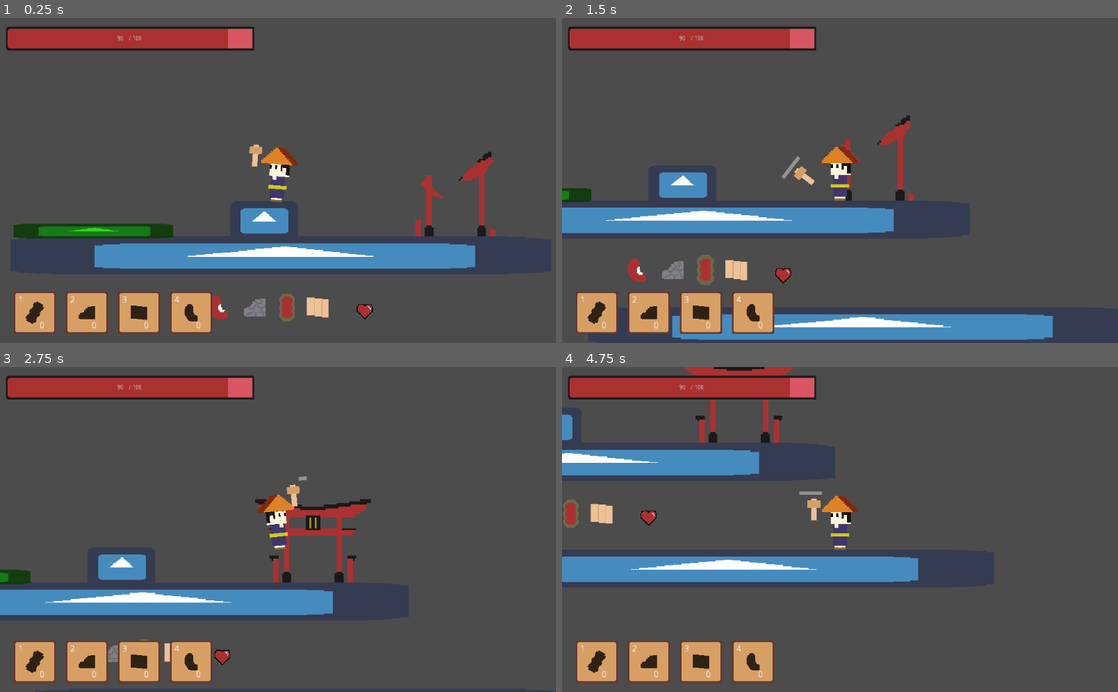
Above: before the commit, frames 1-4 (two rows, left to right).
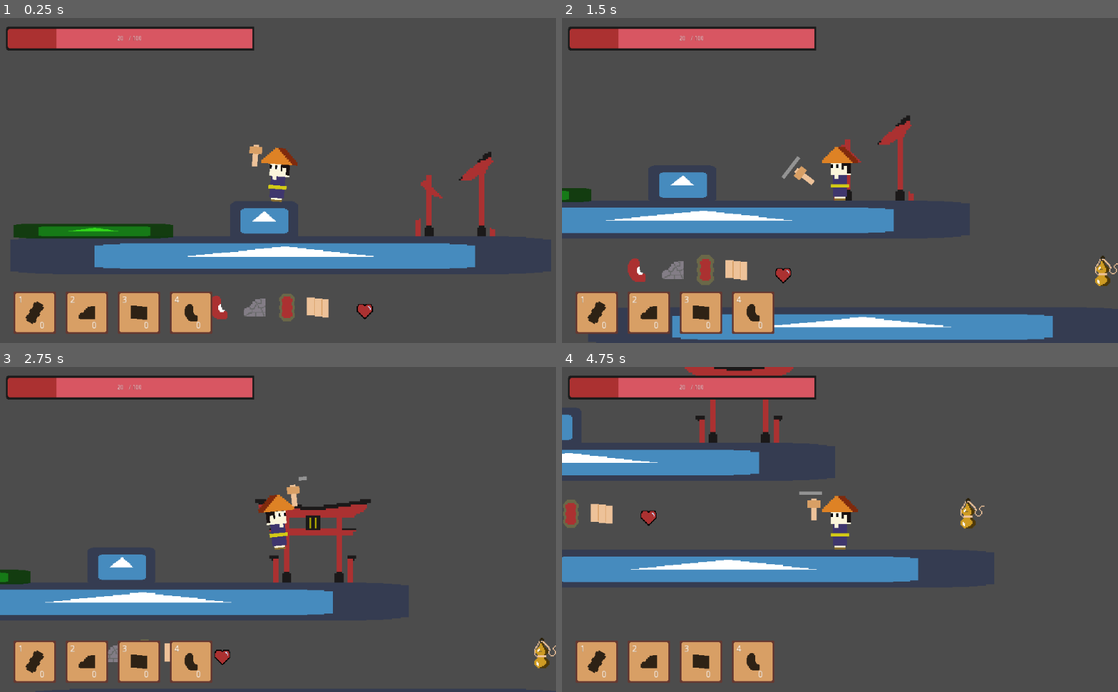
Above: after the commit, the same moments.

Repository: koddoki/godot-youkai-metroidvania
Game: Godot game, scene res://levels/testlevel/TestLevel.tscn
Same seed, same stepped clock (60 frames per second), same inputs: the game is played once before the commit and once after it. The engine's default icon, where the game draws it, is replaced by a stand-in: a white triangle on a blue panel in a dark square.
Inputs (mouse positions are in pixels of both pictures, inside the frame that each line leads up to):
- Up to frame 1 (0.25 s): no input
- Up to frame 2 (1.5 s): move the mouse to (962, 164) at 0.52 s; press the mouse at (962, 164) at 0.53 s; hold Right (ui_right) from 0.53 s (still down); tap Up (ui_up) at 0.77 s; move the mouse to (728, 196) at 1.27 s; release the mouse at (728, 196) at 1.28 s; click (728, 196) at 1.35 s
- Up to frame 3 (2.75 s): tap Up (ui_up) at 1.52 s; move the mouse to (333, 458) at 2.02 s; release Right (ui_right) at 2.03 s; press the mouse at (333, 458) at 2.03 s; hold Left (ui_left) from 2.03 s (still down)
- Up to frame 4 (4.75 s): move the mouse to (812, 594) at 2.77 s; release Left (ui_left) at 2.78 s; release the mouse at (812, 594) at 2.78 s; hold Right (ui_right) 2.78-4.28 s; click (812, 594) at 2.85 s; tap Up (ui_up) at 3.02, 3.77, 4.52 s; move the mouse to (1006, 578) at 3.52 s; press the mouse at (1006, 578) at 3.53 s; move the mouse to (673, 480) at 4.27 s; release the mouse at (673, 480) at 4.28 s; hold Left (ui_left) from 4.28 s (still down); click (673, 480) at 4.35 s

The runs differ from the first frame. In frame 1, 1.8% of the frame differs, in the area x 10-41%, y 3-10%; in frame 2, 2.0%; in frame 3, 2.0%; in frame 4, 2.1%, in the area x 10-76%, y 3-50%.

Commit message:
Entity Class created, healing per second function added, sake item created

Diff:
--- /dev/null
+++ b/assets/globalScripts/Entity.gd
@@ -0,0 +1,65 @@
+extends KinematicBody2D
+
+class_name Entity
+
+var maxHealth = 100;
+export var currentHealth = 100;
+
+var regenTimer := Timer.new()
+var poisonTimer := Timer.new()
+
+# Buffs
+var heal = 0
+var poison = 1
+
+
+func _ready() -> void:
+	init_timers()
+	#start_poison(5,10)
+
+
+func _process(delta: float) -> void:
+	if !regenTimer.is_stopped():
+		regeneration(heal, delta);
+	if !poisonTimer.is_stopped():
+		poisoning(heal, delta);
+
+
+func init_timers():
+	add_child(regenTimer)
+	regenTimer.one_shot = true
+
+	add_child(poisonTimer)
+	poisonTimer.one_shot = true
+
+# ------ regeneration --------
+func start_regen(_heal, time):
+	regenTimer.wait_time = time
+	regenTimer.start()
+	heal = _heal
+
+
+func regeneration(heal, delta):
+	heal(heal * delta);
+
+
+# ----------- poison --------
+func start_poison(_poison, time):
+	poisonTimer.wait_time = time
+	poisonTimer.start()
+	poison = _poison
+
+
+func poisoning(poison, delta):
+	print(poison * delta);
+	dor(poison * delta);
+
+func heal(health):
+	currentHealth = currentHealth + health;
+	$Hud.update(currentHealth, maxHealth);
+
+
+func dor(damage):
+	currentHealth = clamp(currentHealth - damage, 0, maxHealth);
+	$Hud.update(currentHealth, maxHealth);
+	print(currentHealth);
--- /dev/null
+++ b/assets/globalScripts/Entity.tscn
@@ -0,0 +1,10 @@
+[gd_scene load_steps=2 format=2]
+
+[ext_resource path="res://assets/globalScripts/Entity.gd" type="Script" id=1]
+
+[node name="Entity" type="KinematicBody2D"]
+script = ExtResource( 1 )
+
+[node name="TimerRegen" type="Timer" parent="."]
+
+[connection signal="timeout" from="TimerRegen" to="." method="_on_TimerRegen_timeout"]
--- a/assets/objects/items/heart/Heart.gd
+++ b/assets/objects/items/heart/Heart.gd
@@ -3,5 +3,6 @@
 
 
 func _on_Heart_body_entered(body: Node) -> void:
-	body.heal(25);
-	queue_free();
+	if body.currentHealth < body.maxHealth:
+		body.heal(25);
+		queue_free();
--- /dev/null
+++ b/assets/objects/items/sake/Sake.gd
@@ -0,0 +1,6 @@
+extends Area2D
+
+
+func _on_Sake_body_entered(body: Node) -> void:
+	body.start_regen(2,5);
+	queue_free();
--- /dev/null
+++ b/assets/objects/items/sake/Sake.tscn
@@ -0,0 +1,23 @@
+[gd_scene load_steps=4 format=2]
+
+[ext_resource path="res://assets/objects/items/sake/Sake.gd" type="Script" id=1]
+[ext_resource path="res://assets/objects/items/sake/Sake.png" type="Texture" id=2]
+
+[sub_resource type="CapsuleShape2D" id=1]
+radius = 5.0
+height = 8.0
+
+[node name="Sake" type="Area2D"]
+collision_layer = 0
+collision_mask = 2
+script = ExtResource( 1 )
+
+[node name="Sprite" type="Sprite" parent="."]
+scale = Vector2( 0.6, 0.6 )
+texture = ExtResource( 2 )
+
+[node name="CollisionShape2D" type="CollisionShape2D" parent="."]
+position = Vector2( -2, 1 )
+shape = SubResource( 1 )
+
+[connection signal="body_entered" from="." to="." method="_on_Sake_body_entered"]
--- a/assets/player/Player.gd
+++ b/assets/player/Player.gd
@@ -1,12 +1,11 @@
 class_name Player
-extends KinematicBody2D
+
+extends Entity
 
 var gravity = 5;
 var velocity = Vector2.ZERO;
 onready var mouse = get_global_mouse_position();
-var maxHealth = 100;
-var minHealth = 0;
-export var currentHealth = 100;
+
 
 
 onready var flip = $Flip;
@@ -40,14 +39,3 @@
 		$Flip.scale.x = -1;
 	else:
 		$Flip.scale.x = 1;
-
-
-func heal(health):
-	currentHealth = currentHealth + health;
-	$Hud.update(currentHealth, maxHealth);
-
-
-func dor(damage):
-	currentHealth = clamp(currentHealth - damage, minHealth, maxHealth);
-	$Hud.update(currentHealth, maxHealth);
-	print(currentHealth);
--- a/assets/player/Player.tscn
+++ b/assets/player/Player.tscn
@@ -194,8 +194,8 @@
 extents = Vector2( 27, 16.5 )
 
 [node name="Player" type="KinematicBody2D"]
+collision_layer = 2
 script = ExtResource( 3 )
-currentHealth = 50
 
 [node name="Hud" parent="." instance=ExtResource( 11 )]
 
--- a/levels/testlevel/TestLevel.tscn
+++ b/levels/testlevel/TestLevel.tscn
@@ -6,6 +6,7 @@
 [ext_resource path="res://assets/objects/repairable/tori/Tori.tscn" type="PackedScene" id=4]
 [ext_resource path="res://assets/objects/tileset/poisonpit/PoisonPit.tscn" type="PackedScene" id=5]
 [ext_resource path="res://assets/objects/items/heart/Heart.tscn" type="PackedScene" id=6]
+[ext_resource path="res://assets/objects/items/sake/Sake.tscn" type="PackedScene" id=7]
 
 [sub_resource type="RectangleShape2D" id=1]
 extents = Vector2( 146.5, 10 )
@@ -65,7 +66,7 @@
 
 [node name="Player" parent="." instance=ExtResource( 1 )]
 position = Vector2( 149, 33 )
-currentHealth = 90
+currentHealth = 20
 
 [node name="PoisonPit" parent="." instance=ExtResource( 5 )]
 position = Vector2( 47, 65 )
@@ -96,3 +97,6 @@
 [node name="Wood" parent="Woods" instance=ExtResource( 3 )]
 position = Vector2( 153, 301 )
 itemName = "wood"
+
+[node name="Sake" parent="." instance=ExtResource( 7 )]
+position = Vector2( 376, 107 )
--- a/project.godot
+++ b/project.godot
@@ -14,18 +14,24 @@
 "language": "GDScript",
 "path": "res://assets/player/script/BaseState.gd"
 }, {
+"base": "KinematicBody2D",
+"class": "Entity",
+"language": "GDScript",
+"path": "res://assets/globalScripts/Entity.gd"
+}, {
 "base": "Area2D",
 "class": "Item",
 "language": "GDScript",
 "path": "res://assets/objects/items/wood/WoodItem.gd"
 }, {
-"base": "KinematicBody2D",
+"base": "Entity",
 "class": "Player",
 "language": "GDScript",
 "path": "res://assets/player/Player.gd"
 } ]
 _global_script_class_icons={
 "BaseState": "",
+"Entity": "",
 "Item": "",
 "Player": ""
 }
Binary file added: assets/objects/items/sake/Sake.png
Not shown, added: assets/objects/items/sake/Sake.png.import
Not shown: 1 places in levels/testlevel/TestLevel.tscn that only renumber resources
